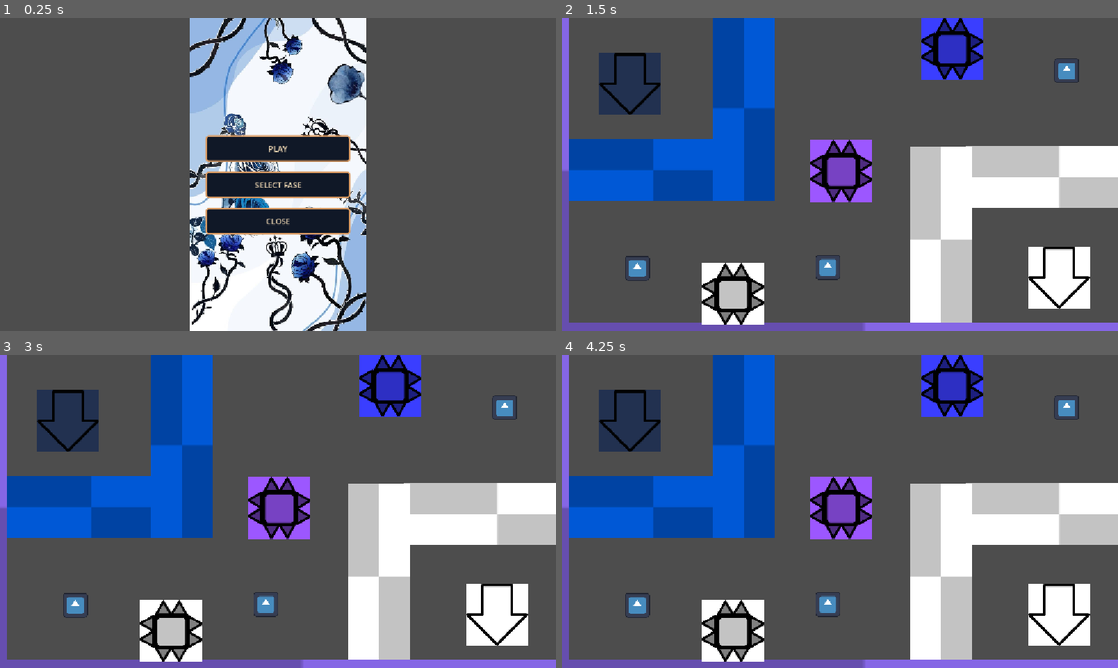
Above: before the commit, frames 1-4 (two rows, left to right).
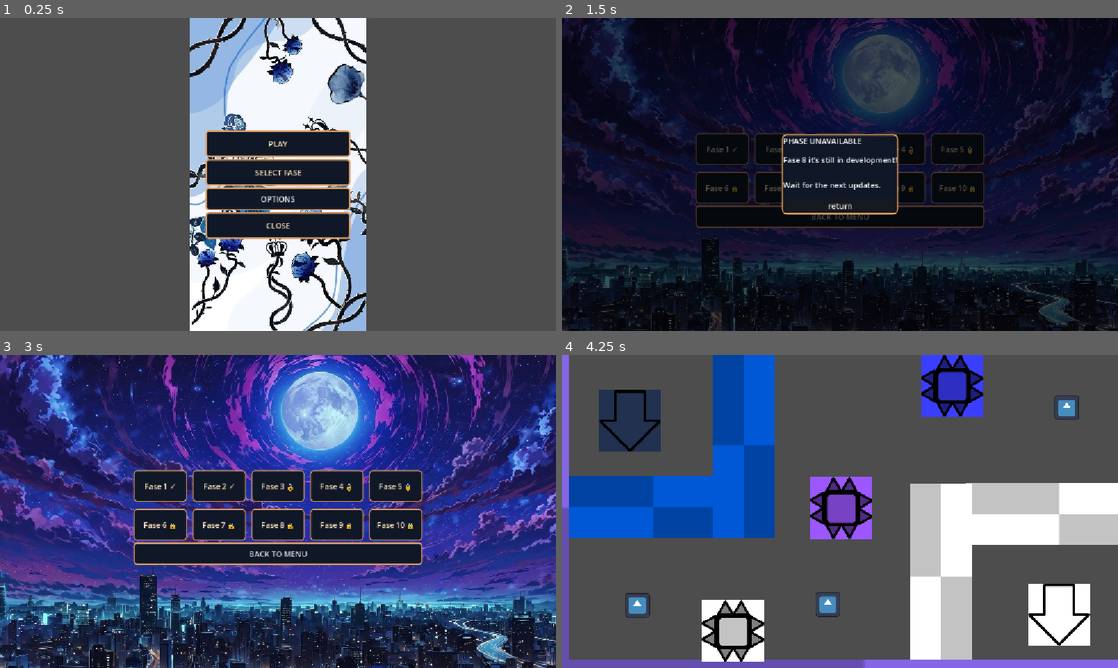
Above: after the commit, the same moments.

Repository: Equipe-Plasma/Switch-Shadow
Game: Godot game, scene res://menu/menu_principal.tscn
Two runs of this game, one before a commit and one after it. Both use one fixed random seed, a clock stepped at 60 frames per second and the inputs below. The engine's default icon, where the game draws it, is replaced by a stand-in: a white triangle on a blue panel in a dark square.
Inputs (mouse positions are in pixels of both pictures, inside the frame that each line leads up to):
- Up to frame 1 (0.25 s): no input
- Up to frame 2 (1.5 s): click "SELECT FASE" at 0.5 s; click (840, 190) at 1.25 s, where only the run before the commit has a clickable "FASE 1"
- Up to frame 3 (3 s): click (278, 555) at 2 s, where only the run after the commit has a clickable "BACK TO MENU"; click (278, 542) at 2.75 s, where only the run after the commit has a clickable "return"
- Up to frame 4 (4.25 s): click (723, 486) at 3.5 s, where only the run after the commit has a clickable "Fase 1 ✓"

The runs differ from the first frame. In frame 1, 4.5% of the frame differs, in the area x 36-64%, y 35-71%; in frame 2, 98%; in frame 3, 99%, in the area x 0-100%, y 0-100%; in frame 4, nothing differs.

Commit message:
+1 atualização de interface

Diff:
--- a/fase/fase 1/fase_1.tscn
+++ b/fase/fase 1/fase_1.tscn
@@ -9,6 +9,7 @@
 [ext_resource type="PackedScene" uid="uid://cv1kaaq84myxc" path="res://parede/parede_bloqueia_sombra.tscn" id="5_8t630"]
 [ext_resource type="PackedScene" uid="uid://dxxyiof204lp2" path="res://parede/parede_geral.tscn" id="6_h75nb"]
 [ext_resource type="PackedScene" uid="uid://bg3d3dk0l61jv" path="res://item/item.tscn" id="10_0r7j3"]
+[ext_resource type="PackedScene" uid="uid://dq80e6b58tnmu" path="res://menu/menu_pausa.tscn" id="11_01sd7"]
 [ext_resource type="PackedScene" uid="uid://cl7s6ng8cubbt" path="res://espinho/espinho.tscn" id="11_hgt3u"]
 
 [node name="Fase1" type="Node2D" unique_id=1904190499]
@@ -77,3 +78,5 @@
 [node name="Espinho3" parent="." unique_id=840012010 instance=ExtResource("11_hgt3u")]
 position = Vector2(808, 64)
 tipo = 1
+
+[node name="MenuPausa" parent="." unique_id=1672884906 instance=ExtResource("11_01sd7")]
--- a/fase/fase 2/fase_2.tscn
+++ b/fase/fase 2/fase_2.tscn
@@ -1,6 +1,7 @@
 [gd_scene format=3 uid="uid://dcwen58g24r4d"]
 
 [ext_resource type="Script" uid="uid://db4gyi5v7kac3" path="res://fase/fase 1/fase_1.gd" id="1_jmxpb"]
+[ext_resource type="PackedScene" uid="uid://dq80e6b58tnmu" path="res://menu/menu_pausa.tscn" id="2_3ubab"]
 [ext_resource type="PackedScene" uid="uid://ct6jg287mf5y7" path="res://player/player.tscn" id="2_s3f3q"]
 [ext_resource type="Texture2D" uid="uid://rn6frb51q6g1" path="res://assets/parabaixo.png" id="3_jdyb1"]
 [ext_resource type="Texture2D" uid="uid://p85hfea614fx" path="res://assets/paracima.png" id="4_783b1"]
@@ -11,6 +12,8 @@
 
 [node name="Fase2" type="Node2D" unique_id=1904190499]
 script = ExtResource("1_jmxpb")
+
+[node name="MenuPausa" parent="." unique_id=1672884906 instance=ExtResource("2_3ubab")]
 
 [node name="Player" parent="." unique_id=2008145688 instance=ExtResource("2_s3f3q")]
 position = Vector2(1020, 532)
--- /dev/null
+++ b/fase/fase 3/fase_3.gd
@@ -0,0 +1,81 @@
+extends Node2D
+
+@onready var player: CharacterBody2D = $Player
+@onready var sombra: CharacterBody2D = $Sombra
+
+var total_itens: int = 0
+
+func _ready() -> void:
+	Global.registrar_fase(scene_file_path)
+	# Salva o caminho desta fase no nosso script global
+	Global.ultima_fase = scene_file_path
+
+	# Conta quantos itens existem na fase ao iniciar com base no grupo "itens"
+	total_itens = get_tree().get_nodes_in_group("itens").size()
+	print("Itens totais nesta fase: ", total_itens)
+
+func _process(_delta: float) -> void:
+	verificar_progresso()
+
+func _unhandled_input(event: InputEvent) -> void:
+	# Quando o jogador apertar o botão de troca (ESPAÇO)
+	if event.is_action_pressed("trocar_sombra"):
+		trocar_posicoes()
+
+	# Atalho para avançar de fase ao apertar Enter (ui_accept) ou a ação configurada
+	if event.is_action_pressed("proxima_fase"):
+		avancar_para_proxima_fase()
+
+func trocar_posicoes() -> void:
+	if player == null or sombra == null:
+		return
+
+	if not pode_trocar_posicoes():
+		print("Ação bloqueada: Personagem na parede!! ")
+		return
+
+	# Se estiver tudo certo, executa a troca
+	realizar_troca()
+
+func pode_trocar_posicoes() -> bool:
+	# 1. Simula a posição de destino do Player
+	var trans_player_destino = player.global_transform
+	trans_player_destino.origin = sombra.global_position
+
+	# 2. Simula a posição de destino da Sombra
+	var trans_sombra_destino = sombra.global_transform
+	trans_sombra_destino.origin = player.global_position
+
+	# 3. Verifica se algum deles esta na sua parede
+	var player_bate = player.test_move(trans_player_destino, Vector2.ZERO)
+	var sombra_bate = sombra.test_move(trans_sombra_destino, Vector2.ZERO)
+
+	# Retorna verdadeiro apenas se ambos estiverem livres para a troca
+	return not (player_bate or sombra_bate)
+
+func realizar_troca() -> void:
+	# Guardamos temporariamente a posição exata do player
+	var pos_temp_player = player.global_position
+
+	# O Player vai para a posição da Sombra
+	player.global_position = sombra.global_position
+
+	# A Sombra vai para onde o Player estava
+	sombra.global_position = pos_temp_player
+
+func verificar_progresso() -> void:
+	# Olha quantos itens restam no grupo "itens"
+	var itens_restantes = get_tree().get_nodes_in_group("itens").size()
+
+	# Se a fase tinha itens e todos foram coletados (restam 0)
+	if total_itens > 0 and itens_restantes == 0:
+		avancar_para_proxima_fase()
+
+func avancar_para_proxima_fase() -> void:
+	print("Todos os itens coletados!")
+
+	# Abrir a Tela de Vitória (Semi-pronta, basta descomentar a linha abaixo)
+	var resultado = get_tree().change_scene_to_file("res://telas/tela_vitoria/tela_vitoria.tscn")
+
+	if resultado != OK:
+		print("Erro ao tentar mudar de cena!")
--- /dev/null
+++ b/fase/fase 3/fase_3.tscn
@@ -0,0 +1,65 @@
+[gd_scene format=3 uid="uid://d3nov7xbqfaku"]
+
+[ext_resource type="Script" uid="uid://c1ovxqf4ydx5t" path="res://fase/fase 3/fase_3.gd" id="1_juws0"]
+[ext_resource type="PackedScene" uid="uid://ct6jg287mf5y7" path="res://player/player.tscn" id="2_u8cfy"]
+[ext_resource type="Texture2D" uid="uid://rn6frb51q6g1" path="res://assets/parabaixo.png" id="3_wbtp5"]
+[ext_resource type="Texture2D" uid="uid://p85hfea614fx" path="res://assets/paracima.png" id="4_mtigs"]
+[ext_resource type="PackedScene" uid="uid://c38q4f7g50dtq" path="res://sombra/sombra.tscn" id="5_dpyim"]
+[ext_resource type="PackedScene" uid="uid://dxxyiof204lp2" path="res://parede/parede_geral.tscn" id="8_7yw18"]
+[ext_resource type="PackedScene" uid="uid://bg3d3dk0l61jv" path="res://item/item.tscn" id="9_adnbp"]
+[ext_resource type="PackedScene" uid="uid://cl7s6ng8cubbt" path="res://espinho/espinho.tscn" id="10_l300e"]
+[ext_resource type="PackedScene" uid="uid://dq80e6b58tnmu" path="res://menu/menu_pausa.tscn" id="11_bc3se"]
+
+[node name="Fase3" type="Node2D" unique_id=1904190499]
+script = ExtResource("1_juws0")
+
+[node name="Player" parent="." unique_id=2008145688 instance=ExtResource("2_u8cfy")]
+position = Vector2(1030, 538)
+textura_frente = ExtResource("3_wbtp5")
+textura_costas = ExtResource("4_mtigs")
+
+[node name="Sombra" parent="." unique_id=1092208446 instance=ExtResource("5_dpyim")]
+modulate = Color(0.31431612, 0.31431612, 0.3143161, 1)
+self_modulate = Color(0.31431612, 0.31431612, 0.3143161, 1)
+position = Vector2(141, 137)
+textura_frente = ExtResource("3_wbtp5")
+textura_costas = ExtResource("4_mtigs")
+
+[node name="ParedeGeral" parent="." unique_id=306821597 instance=ExtResource("8_7yw18")]
+position = Vector2(638, -67)
+scale = Vector2(10, 1)
+
+[node name="ParedeGeral2" parent="." unique_id=1913367408 instance=ExtResource("8_7yw18")]
+position = Vector2(1216, 313)
+scale = Vector2(1, 5)
+
+[node name="ParedeGeral3" parent="." unique_id=854071087 instance=ExtResource("8_7yw18")]
+position = Vector2(626, 696)
+scale = Vector2(10, 1)
+
+[node name="ParedeGeral4" parent="." unique_id=494659530 instance=ExtResource("8_7yw18")]
+position = Vector2(-50, 316.00003)
+scale = Vector2(1, 7.000001)
+
+[node name="Item" parent="." unique_id=1168481889 groups=["itens"] instance=ExtResource("9_adnbp")]
+position = Vector2(1046, 109)
+
+[node name="Item2" parent="." unique_id=1003667387 groups=["itens"] instance=ExtResource("9_adnbp")]
+position = Vector2(156, 518)
+
+[node name="Item3" parent="." unique_id=720673298 groups=["itens"] instance=ExtResource("9_adnbp")]
+position = Vector2(551, 516)
+
+[node name="Espinho" parent="." unique_id=2003562440 instance=ExtResource("10_l300e")]
+position = Vector2(354, 572)
+
+[node name="Espinho2" parent="." unique_id=920199222 instance=ExtResource("10_l300e")]
+position = Vector2(779, 326)
+tipo = 2
+
+[node name="Espinho3" parent="." unique_id=840012010 instance=ExtResource("10_l300e")]
+position = Vector2(808, 64)
+tipo = 1
+
+[node name="MenuPausa" parent="." unique_id=1672884906 instance=ExtResource("11_bc3se")]
+visible = false
--- /dev/null
+++ b/menu/menu_pausa.gd
@@ -0,0 +1,43 @@
+
+extends CanvasLayer
+
+@onready var fundo: ColorRect = $Fundo
+@onready var center_container: CenterContainer = $Fundo/CenterContainer
+
+var pausado: bool = false
+
+func _ready() -> void:
+	process_mode = Node.PROCESS_MODE_ALWAYS
+	fundo.hide()
+
+func _unhandled_input(event: InputEvent) -> void:
+	if event.is_action_pressed("pausar"):
+		if pausado:
+			continuar_jogo()
+		else:
+			pausar_jogo()
+
+		get_viewport().set_input_as_handled()
+
+func pausar_jogo() -> void:
+	pausado = true
+	fundo.show()
+	get_tree().paused = true
+
+func continuar_jogo() -> void:
+	pausado = false
+	get_tree().paused = false
+	fundo.hide()
+
+func _on_botao_continuar_pressed() -> void:
+	continuar_jogo()
+
+func _on_botao_reiniciar_pressed() -> void:
+	get_tree().paused = false
+	get_tree().reload_current_scene()
+
+func _on_botao_menu_pressed() -> void:
+	get_tree().paused = false
+	get_tree().change_scene_to_file(
+        "res://menu/menu_principal.tscn"
+	)
--- /dev/null
+++ b/menu/menu_pausa.tscn
@@ -0,0 +1,49 @@
+[gd_scene format=3 uid="uid://dq80e6b58tnmu"]
+
+[ext_resource type="Script" uid="uid://cku37fnjfcu0l" path="res://menu/menu_pausa.gd" id="1_o8q7k"]
+
+[node name="MenuPausa" type="CanvasLayer" unique_id=1672884906]
+script = ExtResource("1_o8q7k")
+
+[node name="Fundo" type="ColorRect" parent="." unique_id=1612669019]
+anchors_preset = 15
+anchor_right = 1.0
+anchor_bottom = 1.0
+grow_horizontal = 2
+grow_vertical = 2
+color = Color(0.02745098, 0.101960786, 0.10980392, 0.8)
+
+[node name="CenterContainer" type="CenterContainer" parent="Fundo" unique_id=1362881522]
+layout_mode = 1
+anchors_preset = 15
+anchor_right = 1.0
+anchor_bottom = 1.0
+grow_horizontal = 2
+grow_vertical = 2
+
+[node name="VBoxContainer" type="VBoxContainer" parent="Fundo/CenterContainer" unique_id=899334802]
+layout_mode = 2
+theme_override_constants/separation = 16
+
+[node name="Titulo" type="Label" parent="Fundo/CenterContainer/VBoxContainer" unique_id=1070779257]
+layout_mode = 2
+
+[node name="BotaoContinuar" type="Button" parent="Fundo/CenterContainer/VBoxContainer" unique_id=2106514685]
+custom_minimum_size = Vector2(280, 55)
+layout_mode = 2
+text = "CONTINE"
+
+[node name="BotaoReiniciar" type="Button" parent="Fundo/CenterContainer/VBoxContainer" unique_id=769624421]
+custom_minimum_size = Vector2(280, 55)
+layout_mode = 2
+text = "RESTART"
+
+[node name="BotaoMenu" type="Button" parent="Fundo/CenterContainer/VBoxContainer" unique_id=951675497]
+process_mode = 3
+custom_minimum_size = Vector2(280, 55)
+layout_mode = 2
+text = "BACK TO MENU"
+
+[connection signal="pressed" from="Fundo/CenterContainer/VBoxContainer/BotaoContinuar" to="." method="_on_botao_continuar_pressed"]
+[connection signal="pressed" from="Fundo/CenterContainer/VBoxContainer/BotaoReiniciar" to="." method="_on_botao_reiniciar_pressed"]
+[connection signal="pressed" from="Fundo/CenterContainer/VBoxContainer/BotaoMenu" to="." method="_on_botao_menu_pressed"]
--- a/menu/menu_principal.gd
+++ b/menu/menu_principal.gd
@@ -1,32 +1,16 @@
 
 extends Control
 
-const FASE_1 = "res://fase/fase 1/fase_1.tscn"
-const FASE_2 = "res://fase/fase 2/fase_2.tscn"
-
-@onready var selecao_fases = $CenterContainer/VBoxContainer/SelecaoFases
+const SELECAO_FASES = "res://menu/selecao_fases.tscn"
 
 func _ready() -> void:
-	selecao_fases.hide()
+	get_tree().paused = false
 
 func _on_botao_jogar_pressed() -> void:
 	Global.iniciar_fase(0)
 
 func _on_botao_selecionar_pressed() -> void:
-	selecao_fases.visible = not selecao_fases.visible
-
-func _on_botao_fase_1_pressed() -> void:
-	abrir_fase(FASE_1)
-
-func _on_botao_fase_2_pressed() -> void:
-	abrir_fase(FASE_2)
+	get_tree().change_scene_to_file(SELECAO_FASES)
 
 func _on_botao_sair_pressed() -> void:
 	get_tree().quit()
-
-func abrir_fase(caminho: String) -> void:
-	Global.ultima_fase = caminho
-	var erro = get_tree().change_scene_to_file(caminho)
-
-	if erro != OK:
-		push_error("Erro ao carregar a fase: " + caminho)
--- a/menu/menu_principal.tscn
+++ b/menu/menu_principal.tscn
@@ -2,22 +2,7 @@
 
 [ext_resource type="Script" uid="uid://dlpmtc7rdedku" path="res://menu/menu_principal.gd" id="1_yo6f2"]
 [ext_resource type="Texture2D" uid="uid://btlxuq24vlrsp" path="res://assets/baixados (8).jpg" id="2_cme23"]
-
-[sub_resource type="StyleBoxFlat" id="StyleBoxFlat_yf5fn"]
-content_margin_left = 12.0
-content_margin_top = 12.0
-content_margin_right = 12.0
-content_margin_bottom = 12.0
-bg_color = Color(0.0627451, 0.09411765, 0.15294118, 1)
-border_width_left = 3
-border_width_top = 3
-border_width_right = 3
-border_width_bottom = 3
-border_color = Color(0.8509804, 0.6039216, 0.38431373, 1)
-corner_radius_top_left = 6
-corner_radius_top_right = 6
-corner_radius_bottom_right = 6
-corner_radius_bottom_left = 6
+[ext_resource type="StyleBox" uid="uid://dec4hdaqgkkgt" path="res://menu/new_style_box_flat.tres" id="3_oc0hg"]
 
 [sub_resource type="StyleBoxFlat" id="StyleBoxFlat_2j2di"]
 bg_color = Color(0.14509805, 0.22352941, 0.2901961, 1)
@@ -39,44 +24,6 @@
 corner_radius_bottom_left = 6
 
 [sub_resource type="StyleBoxFlat" id="StyleBoxFlat_33x8s"]
-bg_color = Color(0.14509805, 0.22352941, 0.2901961, 1)
-
-[sub_resource type="StyleBoxFlat" id="StyleBoxFlat_d0u6y"]
-content_margin_left = 12.0
-content_margin_top = 12.0
-content_margin_right = 12.0
-content_margin_bottom = 12.0
-bg_color = Color(0.0627451, 0.09411765, 0.15294118, 1)
-border_width_left = 3
-border_width_top = 3
-border_width_right = 3
-border_width_bottom = 3
-border_color = Color(0.8509804, 0.6039216, 0.38431373, 1)
-corner_radius_top_left = 6
-corner_radius_top_right = 6
-corner_radius_bottom_right = 6
-corner_radius_bottom_left = 6
-
-[sub_resource type="StyleBoxFlat" id="StyleBoxFlat_5s0fj"]
-bg_color = Color(0.14509805, 0.22352941, 0.2901961, 1)
-
-[sub_resource type="StyleBoxFlat" id="StyleBoxFlat_3gngh"]
-content_margin_left = 12.0
-content_margin_top = 12.0
-content_margin_right = 12.0
-content_margin_bottom = 12.0
-bg_color = Color(0.0627451, 0.09411765, 0.15294118, 1)
-border_width_left = 3
-border_width_top = 3
-border_width_right = 3
-border_width_bottom = 3
-border_color = Color(0.8509804, 0.6039216, 0.38431373, 1)
-corner_radius_top_left = 6
-corner_radius_top_right = 6
-corner_radius_bottom_right = 6
-corner_radius_bottom_left = 6
-
-[sub_resource type="StyleBoxFlat" id="StyleBoxFlat_p1u0y"]
 bg_color = Color(0.14509805, 0.22352941, 0.2901961, 1)
 
 [sub_resource type="StyleBoxFlat" id="StyleBoxFlat_fcnqv"]
@@ -134,15 +81,18 @@
 [node name="Titulo" type="Label" parent="CenterContainer/VBoxContainer" unique_id=1138475736]
 layout_mode = 2
 
-[node name="BotaoJogar" type="Button" parent="CenterContainer/VBoxContainer" unique_id=232172627]
+[node name="MenuBotoes" type="VBoxContainer" parent="CenterContainer/VBoxContainer" unique_id=693256316]
+layout_mode = 2
+
+[node name="BotaoJogar" type="Button" parent="CenterContainer/VBoxContainer/MenuBotoes" unique_id=232172627]
 custom_minimum_size = Vector2(300, 55)
 layout_mode = 2
 theme_override_colors/font_color = Color(1, 0.8980392, 0.7411765, 1)
-theme_override_styles/normal = SubResource("StyleBoxFlat_yf5fn")
+theme_override_styles/normal = ExtResource("3_oc0hg")
 theme_override_styles/hover = SubResource("StyleBoxFlat_2j2di")
 text = "PLAY"
 
-[node name="BotaoSelecionar" type="Button" parent="CenterContainer/VBoxContainer" unique_id=1276524468]
+[node name="BotaoSelecionar" type="Button" parent="CenterContainer/VBoxContainer/MenuBotoes" unique_id=1276524468]
 custom_minimum_size = Vector2(300, 55)
 layout_mode = 2
 theme_override_colors/font_color = Color(1, 0.8980392, 0.7411765, 1)
@@ -150,26 +100,12 @@
 theme_override_styles/hover = SubResource("StyleBoxFlat_33x8s")
 text = "SELECT FASE"
 
-[node name="SelecaoFases" type="VBoxContainer" parent="CenterContainer/VBoxContainer" unique_id=614763867]
+[node name="BotaoOpcoes" type="Button" parent="CenterContainer/VBoxContainer/MenuBotoes" unique_id=1297053230]
 layout_mode = 2
+theme_override_styles/normal = ExtResource("3_oc0hg")
+text = "OPTIONS"
 
-[node name="BotaoFase1" type="Button" parent="CenterContainer/VBoxContainer/SelecaoFases" unique_id=768868041]
-custom_minimum_size = Vector2(300, 55)
-layout_mode = 2
-theme_override_colors/font_color = Color(1, 0.8980392, 0.7411765, 1)
-theme_override_styles/normal = SubResource("StyleBoxFlat_d0u6y")
-theme_override_styles/hover = SubResource("StyleBoxFlat_5s0fj")
-text = "FASE 1"
-
-[node name="BotaoFase2" type="Button" parent="CenterContainer/VBoxContainer/SelecaoFases" unique_id=1837222053]
-custom_minimum_size = Vector2(300, 55)
-layout_mode = 2
-theme_override_colors/font_color = Color(1, 0.8980392, 0.7411765, 1)
-theme_override_styles/normal = SubResource("StyleBoxFlat_3gngh")
-theme_override_styles/hover = SubResource("StyleBoxFlat_p1u0y")
-text = "FASE 2"
-
-[node name="BotaoSair" type="Button" parent="CenterContainer/VBoxContainer" unique_id=38665993]
+[node name="BotaoSair" type="Button" parent="CenterContainer/VBoxContainer/MenuBotoes" unique_id=38665993]
 custom_minimum_size = Vector2(300, 55)
 layout_mode = 2
 theme_override_colors/font_color = Color(1, 0.8980392, 0.7411765, 1)
@@ -177,8 +113,6 @@
 theme_override_styles/hover = SubResource("StyleBoxFlat_7numd")
 text = "CLOSE"
 
-[connection signal="pressed" from="CenterContainer/VBoxContainer/BotaoJogar" to="." method="_on_botao_jogar_pressed"]
-[connection signal="pressed" from="CenterContainer/VBoxContainer/BotaoSelecionar" to="." method="_on_botao_selecionar_pressed"]
-[connection signal="pressed" from="CenterContainer/VBoxContainer/SelecaoFases/BotaoFase1" to="." method="_on_botao_fase_1_pressed"]
-[connection signal="pressed" from="CenterContainer/VBoxContainer/SelecaoFases/BotaoFase2" to="." method="_on_botao_fase_2_pressed"]
-[connection signal="pressed" from="CenterContainer/VBoxContainer/BotaoSair" to="." method="_on_botao_sair_pressed"]
+[connection signal="pressed" from="CenterContainer/VBoxContainer/MenuBotoes/BotaoJogar" to="." method="_on_botao_jogar_pressed"]
+[connection signal="pressed" from="CenterContainer/VBoxContainer/MenuBotoes/BotaoSelecionar" to="." method="_on_botao_selecionar_pressed"]
+[connection signal="pressed" from="CenterContainer/VBoxContainer/MenuBotoes/BotaoSair" to="." method="_on_botao_sair_pressed"]
--- /dev/null
+++ b/menu/new_style_box_flat.tres
@@ -0,0 +1,17 @@
+[gd_resource type="StyleBoxFlat" format=3 uid="uid://dec4hdaqgkkgt"]
+
+[resource]
+content_margin_left = 12.0
+content_margin_top = 12.0
+content_margin_right = 12.0
+content_margin_bottom = 12.0
+bg_color = Color(0.0627451, 0.09411765, 0.15294118, 1)
+border_width_left = 3
+border_width_top = 3
+border_width_right = 3
+border_width_bottom = 3
+border_color = Color(0.8509804, 0.6039216, 0.38431373, 1)
+corner_radius_top_left = 6
+corner_radius_top_right = 6
+corner_radius_bottom_right = 6
+corner_radius_bottom_left = 6
--- /dev/null
+++ b/menu/selecao_fases.gd
@@ -0,0 +1,83 @@
+
+extends Control
+
+const MENU_PRINCIPAL = "res://menu/menu_principal.tscn"
+
+const TOTAL_FASES = 10
+const FASES_PRONTAS = 2
+
+@onready var grid_fases: GridContainer = $CenterContainer/VBoxContainer/GridFases
+
+@onready var overlay_popup: ColorRect = $OverlayPopup
+
+@onready var texto_popup: Label = $OverlayPopup/CenterContainer/PanelContainer/VBoxContainer/TextoPopup
+
+
+func _ready() -> void:
+	get_tree().paused = false
+	criar_botoes()
+	overlay_popup.hide()
+
+func criar_botoes() -> void:
+	for numero in range(1, TOTAL_FASES + 1):
+		var botao = Button.new()
+
+		botao.text = "Fase " + str(numero)
+		botao.custom_minimum_size = Vector2(110, 65)
+
+		var estilo = StyleBoxFlat.new()
+		estilo.bg_color = Color("#101827")
+		estilo.border_color = Color("#D99A62")
+		estilo.set_border_width_all(2)
+		estilo.set_corner_radius_all(6)
+
+		botao.add_theme_stylebox_override("normal", estilo)
+
+		var estilo_hover = estilo.duplicate()
+		estilo_hover.bg_color = Color("#25394A")
+
+		botao.add_theme_stylebox_override("hover", estilo_hover)
+
+		botao.add_theme_color_override(
+			"font_color",
+			Color("#FFE5BD")
+		)
+
+		botao.add_theme_color_override(
+			"font_hover_color",
+			Color("#FFE5BD")
+		)
+
+
+		if numero <= FASES_PRONTAS:
+			botao.text += " ✓"
+		else:
+			botao.text += " 🔒"
+
+		botao.pressed.connect(
+			func(): selecionar_fase(numero)
+		)
+
+		grid_fases.add_child(botao)
+
+
+
+func selecionar_fase(numero: int) -> void:
+	if numero > FASES_PRONTAS:
+		texto_popup.text = (
+			"Fase " + str(numero) +
+			" it's still in development!\n\n" +
+            "Wait for the next updates."
+		)
+
+		overlay_popup.show()
+		return
+
+	Global.iniciar_fase(numero - 1)
+
+func _on_botao_voltar_pressed() -> void:
+	get_tree().change_scene_to_file(MENU_PRINCIPAL)
+
+
+func _on_botao_entendi_pressed() -> void:
+	overlay_popup.hide()
--- /dev/null
+++ b/menu/selecao_fases.tscn
@@ -0,0 +1,109 @@
+[gd_scene format=3 uid="uid://cvhrts83g0312"]
+
+[ext_resource type="Script" uid="uid://c8okraf0q1o03" path="res://menu/selecao_fases.gd" id="1_pixdc"]
+[ext_resource type="Texture2D" uid="uid://bn6b35dqjxspg" path="res://assets/baixados (9).jpg" id="2_vshi5"]
+[ext_resource type="StyleBox" uid="uid://dec4hdaqgkkgt" path="res://menu/new_style_box_flat.tres" id="3_ndwa0"]
+
+[sub_resource type="StyleBoxFlat" id="StyleBoxFlat_g4v7s"]
+bg_color = Color(0.0627451, 0.09411765, 0.15294118, 1)
+border_width_left = 3
+border_width_top = 3
+border_width_right = 3
+border_width_bottom = 3
+border_color = Color(0.8509804, 0.6039216, 0.38431373, 1)
+corner_radius_top_left = 10
+corner_radius_top_right = 10
+corner_radius_bottom_right = 10
+corner_radius_bottom_left = 10
+
+[node name="SelecaoFases" type="Control" unique_id=341745134]
+layout_mode = 3
+anchors_preset = 15
+anchor_right = 1.0
+anchor_bottom = 1.0
+grow_horizontal = 2
+grow_vertical = 2
+script = ExtResource("1_pixdc")
+
+[node name="Background" type="TextureRect" parent="." unique_id=1830822301]
+layout_mode = 1
+anchors_preset = 15
+anchor_right = 1.0
+anchor_bottom = 1.0
+offset_left = -174.0
+offset_top = 1644.0
+offset_right = 1268.1211
+offset_bottom = 2645.1848
+grow_horizontal = 2
+grow_vertical = 2
+rotation = -1.5707964
+mouse_filter = 0
+texture = ExtResource("2_vshi5")
+expand_mode = 1
+stretch_mode = 5
+
+[node name="CenterContainer" type="CenterContainer" parent="." unique_id=315747537]
+layout_mode = 1
+anchors_preset = 15
+anchor_right = 1.0
+anchor_bottom = 1.0
+grow_horizontal = 2
+grow_vertical = 2
+
+[node name="VBoxContainer" type="VBoxContainer" parent="CenterContainer" unique_id=1244896624]
+layout_mode = 2
+
+[node name="Titulo" type="Label" parent="CenterContainer/VBoxContainer" unique_id=1875737845]
+layout_mode = 2
+
+[node name="GridFases" type="GridContainer" parent="CenterContainer/VBoxContainer" unique_id=1521672264]
+layout_mode = 2
+theme_override_constants/h_separation = 12
+theme_override_constants/v_separation = 15
+columns = 5
+
+[node name="BotaoVoltar" type="Button" parent="CenterContainer/VBoxContainer" unique_id=104350761]
+layout_mode = 2
+theme_override_styles/normal = ExtResource("3_ndwa0")
+text = "BACK TO MENU"
+
+[node name="OverlayPopup" type="ColorRect" parent="." unique_id=1097379124]
+layout_mode = 1
+anchors_preset = 15
+anchor_right = 1.0
+anchor_bottom = 1.0
+grow_horizontal = 2
+grow_vertical = 2
+color = Color(0, 0, 0, 0.6666667)
+
+[node name="CenterContainer" type="CenterContainer" parent="OverlayPopup" unique_id=1736150551]
+custom_minimum_size = Vector2(420, 200)
+layout_mode = 1
+anchors_preset = 15
+anchor_right = 1.0
+anchor_bottom = 1.0
+grow_horizontal = 2
+grow_vertical = 2
+
+[node name="PanelContainer" type="PanelContainer" parent="OverlayPopup/CenterContainer" unique_id=95691902]
+layout_mode = 2
+theme_override_styles/panel = SubResource("StyleBoxFlat_g4v7s")
+
+[node name="VBoxContainer" type="VBoxContainer" parent="OverlayPopup/CenterContainer/PanelContainer" unique_id=1491985429]
+layout_mode = 2
+theme_override_constants/separation = 16
+
+[node name="TituloPopup" type="Label" parent="OverlayPopup/CenterContainer/PanelContainer/VBoxContainer" unique_id=903266897]
+layout_mode = 2
+text = "PHASE UNAVAILABLE"
+
+[node name="TextoPopup" type="Label" parent="OverlayPopup/CenterContainer/PanelContainer/VBoxContainer" unique_id=588250723]
+layout_mode = 2
+text = "This phase is still under development!"
+
+[node name="BotaoEntendi" type="Button" parent="OverlayPopup/CenterContainer/PanelContainer/VBoxContainer" unique_id=229334138]
+layout_mode = 2
+text = "return"
+
+[connection signal="pressed" from="CenterContainer/VBoxContainer/BotaoVoltar" to="." method="_on_botao_voltar_pressed"]
+[connection signal="pressed" from="OverlayPopup/CenterContainer/PanelContainer/VBoxContainer/BotaoEntendi" to="." method="_on_botao_entendi_pressed"]
--- a/project.godot
+++ b/project.godot
@@ -60,6 +60,11 @@
 "events": [Object(InputEventKey,"resource_local_to_scene":false,"resource_name":"","device":-1,"window_id":0,"alt_press …(195 unchanged characters)…
 ]
 }
+pausar={
+"deadzone": 0.2,
+"events": [Object(InputEventKey,"resource_local_to_scene":false,"resource_name":"","device":-1,"window_id":0,"alt_pressed":false,"shift_pressed":false,"ctrl_pressed":false,"meta_pressed":false,"pressed":false,"keycode":0,"physical_keycode":4194305,"key_label":0,"unicode":0,"location":0,"echo":false,"script":null)
+]
+}
 
 [layer_names]
 
Binary file added: assets/baixados (9).jpg
Not shown, added: assets/baixados (9).jpg.import
Not shown, added: fase/fase 3/fase_3.gd.uid
Not shown, added: menu/menu_pausa.gd.uid
Not shown, added: menu/selecao_fases.gd.uid
